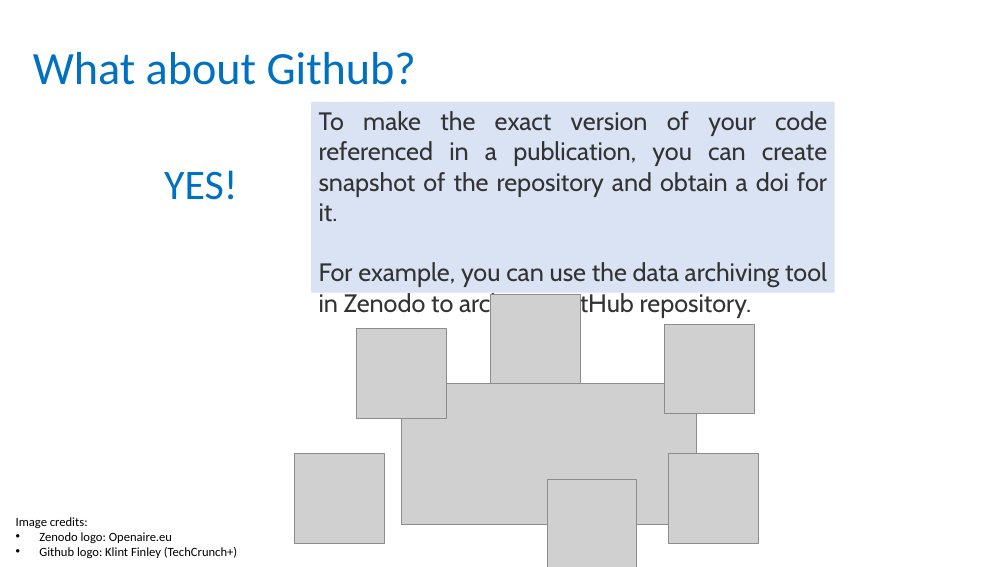
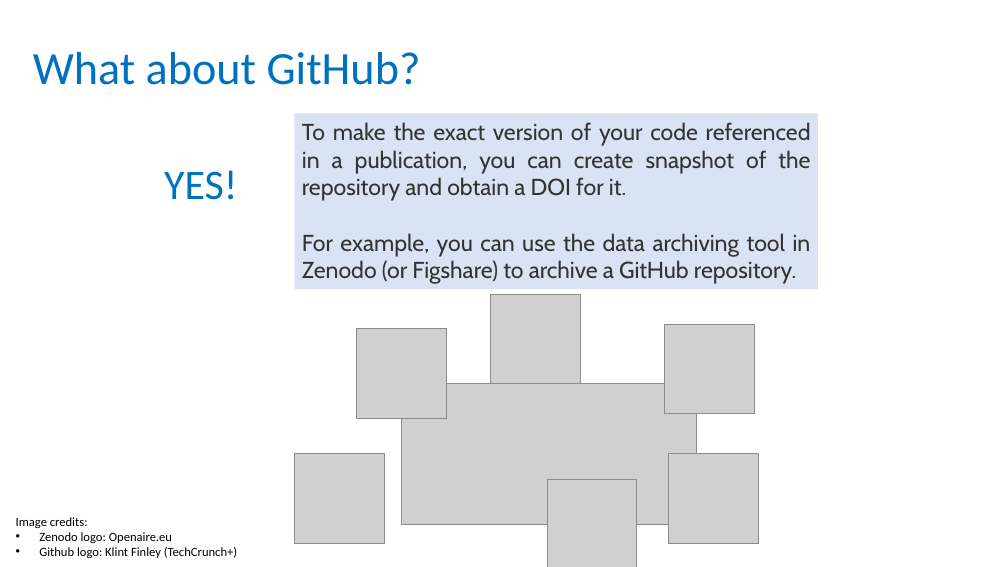
Before and after one commit to tzielins/private-fair-for-busy-biologists, a slide deck: slide 19 of instructors/06-Repositories_v3.1.pptx. Drawn at 1008x567 pixels with LibreOffice and Linux fonts; fonts in the diff are those of the drawing; grey boxes stand for pictures; background and template pictures are left out. Boxes give left, top, right and bottom in pixels: in the first picture for what was removed or moved away, otherwise in the second. Text is boxed around its words. In the diff, an @@ line names an element or a change of style, - is before the commit and + after.

Commit message:
added OSF and fixed typos

```diff
--- a/instructors/06-Repositories_v3.1.pptx
+++ b/instructors/06-Repositories_v3.1.pptx
@@ title at [33,52,421,85]: text changed @@
-What about Github?
+What about GitHub?
@@ rectangle "To make the exact version ...": place and size @@
-rectangle "To make the exact version ..." at [312,102,835,293]
+rectangle "To make the exact version ..." at [294,113,817,289]
@@ text in rectangle at [302,122,811,284]: text changed; size 24 to 22 pt @@
-To make the exact version of your code referenced in a publication, you can create snapshot of the repository and obtain a doi for it.
-For example, you can use the data archiving tool in Zenodo to archive a GitHub repository.
+To make the exact version of your code referenced in a publication, you can create snapshot of the repository and obtain a DOI for it.
+For example, you can use the data archiving tool in Zenodo (or Figshare) to archive a GitHub repository.
```
Also in this commit, not shown: 4 other slides changed.
